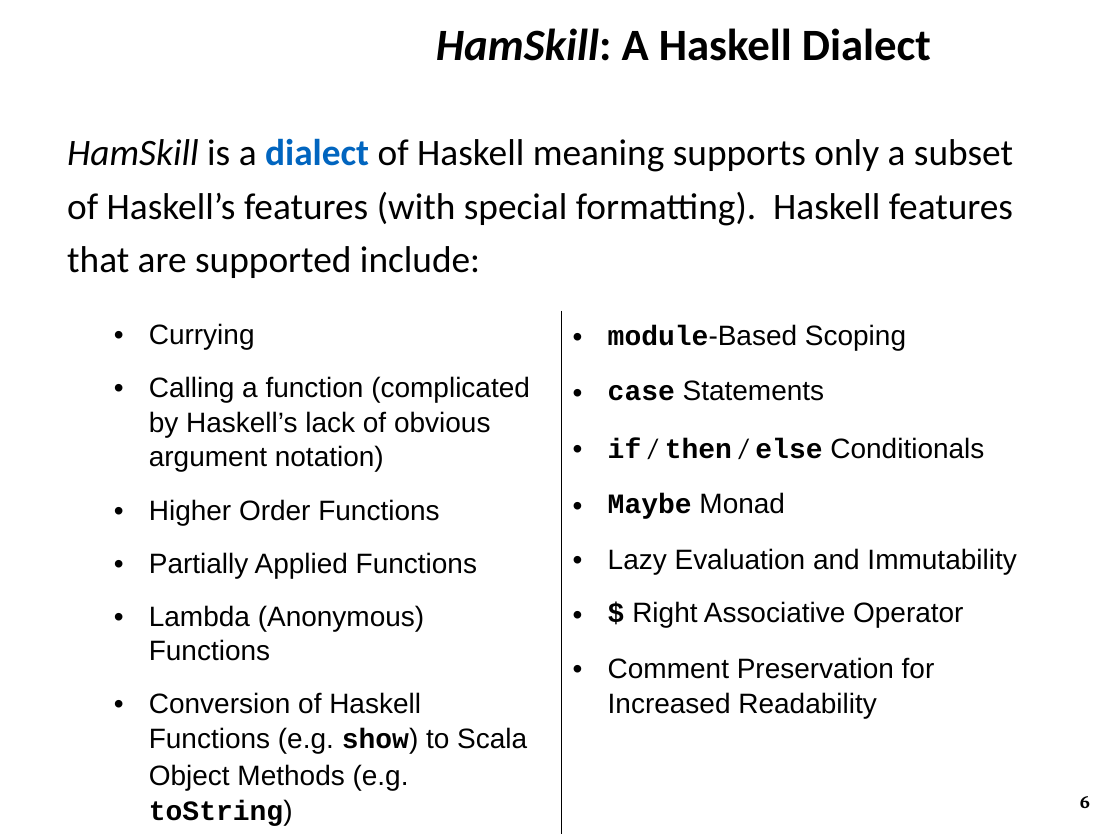
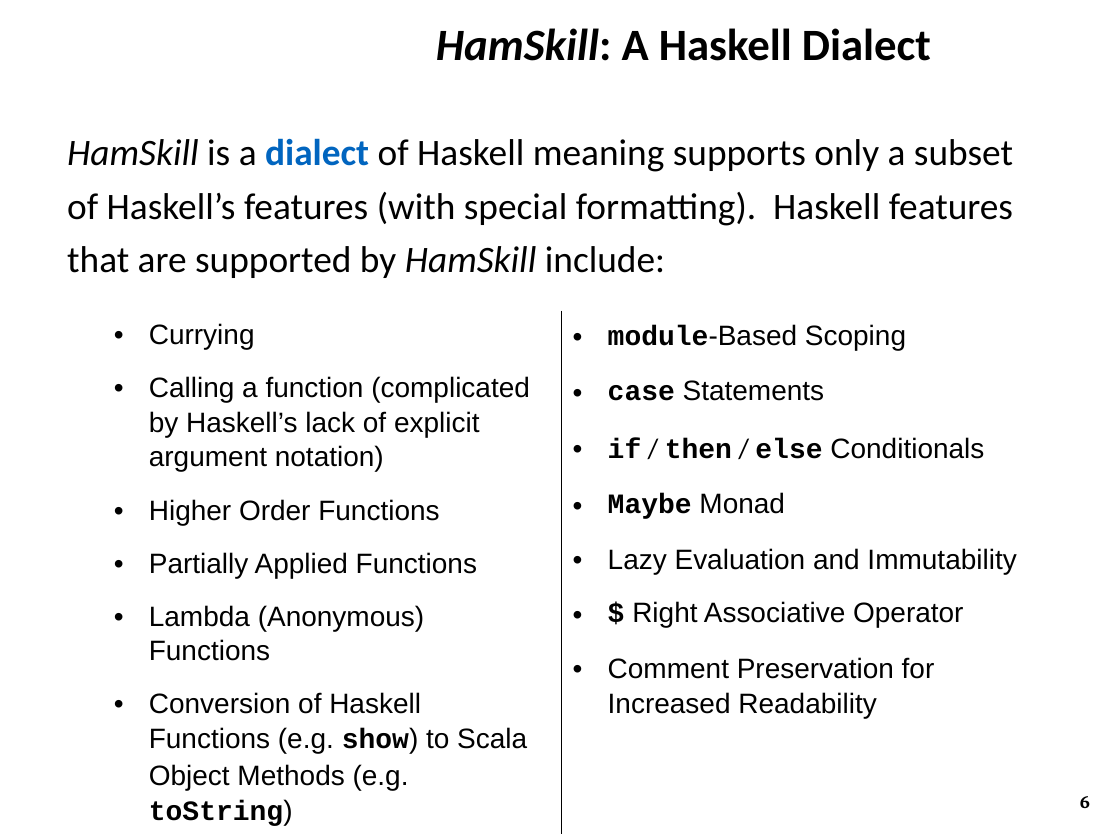
Before and after one commit to ZaydH/CS252, a slide deck: slide 6 of Project/Project_Presentation/Zayd_Hammoudeh_-_HamSkill_Run_Haskell_Anywhere.pptx. Drawn at 1120x840 pixels with LibreOffice and Linux fonts; fonts in the diff are those of the drawing; background and template pictures are left out. Boxes give left, top, right and bottom in pixels: in the first picture for what was removed or moved away, otherwise in the second. Text is boxed around its words. In the diff, an @@ line names an element or a change of style, - is before the commit and + after.

Commit message:
Read through of the HamSkill project presentation.

```diff
--- a/Project/Project_Presentation/Zayd_Hammoudeh_-_HamSkill_Run_Haskell_Anywhere.pptx
+++ b/Project/Project_Presentation/Zayd_Hammoudeh_-_HamSkill_Run_Haskell_Anywhere.pptx
@@ text at [67, 138, 1013, 278]: text changed @@
-HamSkill is a dialect of Haskell meaning supports only a subset of Haskell’s features (with special formatting). Haskell features that are supported include:
+HamSkill is a dialect of Haskell meaning supports only a subset of Haskell’s features (with special formatting). Haskell features that are supported by HamSkill include:
@@ table at [103, 310, 1058, 830] @@
-row 1, column 1: Currying / Calling a function (complicated by Haskell’s lack of obvious argument notation) / Higher Order Functions / Partially Applied Functions / Lambda (Anonymous) Functions / Conversion of Haskell Functions (e.g. show) to Scala Object Methods (e.g. toString)
+row 1, column 1: Currying / Calling a function (complicated by Haskell’s lack of explicit argument notation) / Higher Order Functions / Partially Applied Functions / Lambda (Anonymous) Functions / Conversion of Haskell Functions (e.g. show) to Scala Object Methods (e.g. toString)
```
Also in this commit, not shown: 3 other slides changed.
